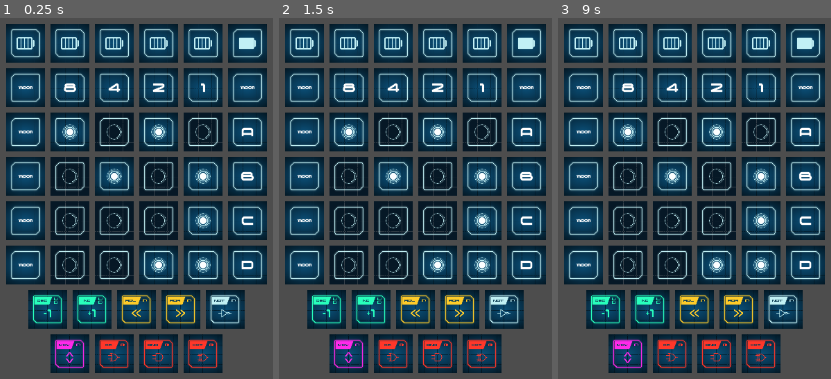
Above: before the commit, frames 1-3 (left to right).
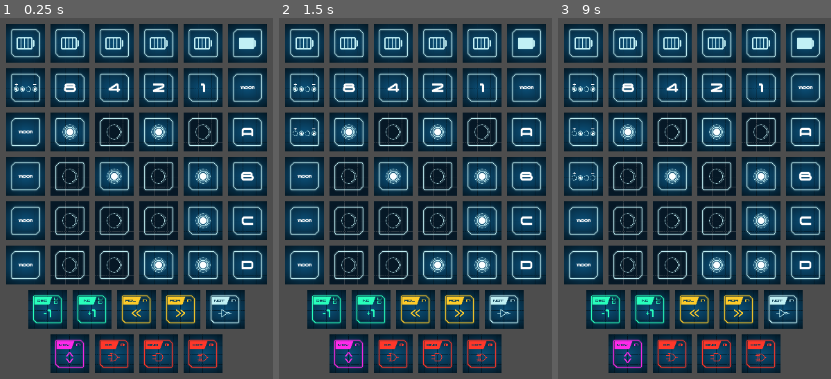
Above: after the commit, the same moments.

Repository: itsas-taldea/moon
Game: Godot game, scene res://Moon.tscn
Same seed, same stepped clock (60 frames per second), same inputs: the game is played once before the commit and once after it.
Inputs (mouse positions are in pixels of both pictures, inside the frame that each line leads up to; where the layout moved, square brackets give the same spot in the first picture):
- Up to frame 1 (0.25 s): no input
- Up to frame 2 (1.5 s): click (527, 86) [303, 86] at 0.5 s; click (527, 133) at 1.27 s
- Up to frame 3 (9 s): click (604, 310) at 2 s; click (650, 310) at 2.75 s; click (694, 310) at 3.5 s; click (738, 310) at 4.25 s; click (784, 310) at 5 s; click (628, 353) at 5.75 s; click (672, 353) at 6.5 s; click (716, 353) at 7.25 s; click (760, 353) at 8 s; click (806, 86) [582, 86] at 8.75 s

The runs differ from the first frame. In frame 1, 0.2% of the frame differs, in the area x 4-15%, y 15-24%; in frame 2, 0.3%; in frame 3, 0.5%, in the area x 4-15%, y 15-48%.

Commit message:
[godot/Moon] update layout; shuffle and slots

Diff:
--- a/godot/Moon.gd
+++ b/godot/Moon.gd
@@ -9,12 +9,28 @@
 	"H": ["DEC", "INC", "ROL", "ROR", "NOT"],
 	"L": ["MOV", "OR", "AND", "XOR"]
 }
+
+const _ops_energy = {
+	"DEC": 4,
+	"INC": 4,
+	"ROL": 2,
+	"ROR": 2,
+	"NOT": 2,
+	"MOV": 2,
+	"OR": 1,
+	"AND": 1,
+	"XOR": 1,
+}
+
 const _atomic = ["DEC", "INC", "ROL", "ROR", "NOT"]
 
-enum State {Start, Argument, Operation}
+enum State {Start, Argument, Operation, Done}
 var state : State = State.Start
 var operation : String
 var argument : String
+
+var goals = []
+var slots = []
 
 var registries = {
 	"A": "1010",
@@ -27,7 +43,7 @@
 	_Energy_setup()
 	_Key_setup()
 	_Goals_setup()
-	for idx in range(16):
+	for idx in 16:
 		_textures_goals.append(load("res://assets/goals/%02d.png" % idx))
 
 	for id in ["A", "B", "C", "D"]:
@@ -51,6 +67,9 @@
 
 	$Energy.set_Value(5)
 
+	_shuffle()
+	_next_goal()
+
 func _TextureRect_setup(item):
 	item.set_expand_mode(TextureRect.EXPAND_IGNORE_SIZE)
 	item.set_stretch_mode(TextureRect.STRETCH_KEEP_ASPECT_CENTERED)
@@ -62,32 +81,32 @@
 	item.set_custom_minimum_size(_tile_size)
 
 func _Energy_setup():
-	for idx in range(6):
+	for idx in 6:
 		_TextureRect_setup($Energy.get_node("E%s" % idx))
 
 func _Key_setup():
-	for idx in range(4):
-		var item = $Key.get_node("K%s" % idx)
+	for idx in 4:
+		var item = $Display/Registries/Key.get_node("K%s" % idx)
 		item.set_texture(load("res://assets/B%s.png" % 2**idx))
 		_TextureRect_setup(item)
 
 func _Goals_setup():
-	$Key/Goal.set_texture_normal(_texture_back)
-	_TextureButton_setup($Key/Goal)
-	$Key/Done.set_texture(_texture_back)
-	_TextureRect_setup($Key/Done)
-	for idx in range(4):
-		var item = $Display/Goals.get_node("G%s" % idx)
-		item.set_texture(_texture_back)
-		_TextureRect_setup(item)
-
-func _Registries_setup(item, id):
-	for idx in range(4):
-		_TextureRect_setup(item.get_node("B%d" % idx))
-	var btn_item = item.get_node("Button")
-	btn_item.set_texture_normal(load("res://assets/registries/%s.png" % id))
-	btn_item.set_texture_disabled(load("res://assets/registries/%s-err.png" % id))
-	_TextureButton_setup(btn_item)
+	var gnode = $Display/Registries/Key/Goal
+	gnode.pressed.connect(self._on_goal_pressed)
+	gnode.set_texture_normal(_texture_back)
+	_TextureButton_setup(gnode)
+	for idx in 5:
+		var node = $Display/Goals.get_node("G%s" % idx)
+		#node.set_texture(_texture_back)
+		_TextureRect_setup(node)
+
+func _Registries_setup(node, id):
+	for idx in 4:
+		_TextureRect_setup(node.get_node("B%d" % idx))
+	var btn_node = node.get_node("Button")
+	btn_node.set_texture_normal(load("res://assets/registries/%s.png" % id))
+	btn_node.set_texture_disabled(load("res://assets/registries/%s-err.png" % id))
+	_TextureButton_setup(btn_node)
 
 func _Operations_setup(item, id):
 	item.set_texture_normal(load("res://assets/operations/%s.png" % id))
@@ -145,11 +164,53 @@
 				_:
 					assert(false, "Unknown operation!")
 
+func _shuffle():
+	goals = range(16)
+	goals.shuffle()
+	slots = []
+
+func _next_goal():
+	if goals.is_empty():
+		print("Landing was successful! Congratulations!")
+		state = State.Done
+		return
+	slots.push_back(goals.pop_front())
+	_update_slots()
+
+func _update_slots():
+	var len_slots = len(slots)
+	for idx in len_slots:
+		$Display/Goals.get_node("G%s" % idx).set_texture(_textures_goals[slots[idx]])
+	for idx in 5-len_slots:
+		$Display/Goals.get_node("G%s" % (len_slots+idx)).set_texture(_texture_back)
+
+func _check_goal():
+	if registries["A"].bin_to_int() == slots.front():
+		slots.pop_front()
+		if slots.is_empty():
+			_next_goal()
+			return
+		_update_slots()
+
+func _on_goal_pressed():
+	if len(slots) >= 5:
+		# FIXME
+		# This should be handled by changing the texture of the Goal button to let the user know that
+		# all the slots are being used.
+		# If the user clicks on the button, the game should be finished as failing to achieve the objective.
+		# For now, we shuffle and start again.
+		_shuffle()
+	_next_goal()
+
 func _on_reg_pressed(id):
 	match state:
 		State.Operation:
 			_compute_operation_on(id)
 			$Display/Registries.get_node("R%s" % id).set_Value(registries[id])
+			if id == "A":
+				_check_goal()
+				if state == State.Done:
+					return
 			state = State.Start
 		State.Argument:
 			argument = id
--- a/godot/Moon.tscn
+++ b/godot/Moon.tscn
@@ -43,27 +43,6 @@
 [node name="E5" type="TextureRect" parent="Mat/Energy"]
 layout_mode = 2
 
-[node name="Key" type="HBoxContainer" parent="Mat"]
-layout_mode = 2
-
-[node name="Goal" type="TextureButton" parent="Mat/Key"]
-layout_mode = 2
-
-[node name="K3" type="TextureRect" parent="Mat/Key"]
-layout_mode = 2
-
-[node name="K2" type="TextureRect" parent="Mat/Key"]
-layout_mode = 2
-
-[node name="K1" type="TextureRect" parent="Mat/Key"]
-layout_mode = 2
-
-[node name="K0" type="TextureRect" parent="Mat/Key"]
-layout_mode = 2
-
-[node name="Done" type="TextureRect" parent="Mat/Key"]
-layout_mode = 2
-
 [node name="Display" type="HBoxContainer" parent="Mat"]
 layout_mode = 2
 
@@ -82,7 +61,28 @@
 [node name="G3" type="TextureRect" parent="Mat/Display/Goals"]
 layout_mode = 2
 
+[node name="G4" type="TextureRect" parent="Mat/Display/Goals"]
+layout_mode = 2
+
 [node name="Registries" type="VBoxContainer" parent="Mat/Display"]
+layout_mode = 2
+
+[node name="Key" type="HBoxContainer" parent="Mat/Display/Registries"]
+layout_mode = 2
+
+[node name="K3" type="TextureRect" parent="Mat/Display/Registries/Key"]
+layout_mode = 2
+
+[node name="K2" type="TextureRect" parent="Mat/Display/Registries/Key"]
+layout_mode = 2
+
+[node name="K1" type="TextureRect" parent="Mat/Display/Registries/Key"]
+layout_mode = 2
+
+[node name="K0" type="TextureRect" parent="Mat/Display/Registries/Key"]
+layout_mode = 2
+
+[node name="Goal" type="TextureButton" parent="Mat/Display/Registries/Key"]
 layout_mode = 2
 
 [node name="RA" parent="Mat/Display/Registries" instance=ExtResource("1_ri5gb")]
